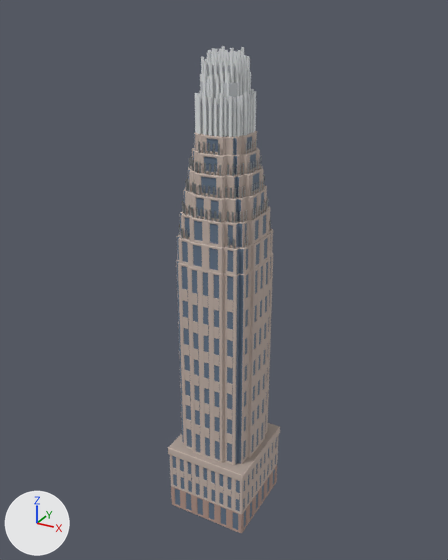
Renders of the glTF model landmarks/models/bank-of-america-corporate-center.glb from each side of a commit.
One viewpoint serves both versions: a 50 mm camera at (142.0, -260.0, 271.0) aimed at (-2.0, 3.0, 140.0). Arrows for +X, +Y and +Z are at lower left; the lights stay in place. The picture after the commit comes second. Vertices at exactly the same position are counted once.

Before the edit, the objects in view are built like this:
```python
me_bank_of_america_corporate_center = bpy.data.meshes.new('Bank of America Corporate Center')
me_bank_of_america_corporate_center.from_pydata(...)  # 4991 vertices, 5928 faces; spans x -24.0..24.0, y -24.0..24.0, z 0.0..255.0
# faces by material slot: [3112, 272, 376, 316, 228, 1624]
me_bank_of_america_corporate_center.materials.append(mat_rose_grey_granite)  # light grey #c7b6ac
me_bank_of_america_corporate_center.materials.append(mat_rose_granite_base)  # beige #b39589
me_bank_of_america_corporate_center.materials.append(mat_windows)  # blue #66778b
me_bank_of_america_corporate_center.materials.append(mat_stone_ledges)  # grey #ac9e95
me_bank_of_america_corporate_center.materials.append(mat_crown_core)  # light grey #caced1
me_bank_of_america_corporate_center.materials.append(mat_silver_fins)  # white #e9eced
ob_bank_of_america_corporate_center = bpy.data.objects.new('Bank of America Corporate Center', me_bank_of_america_corporate_center)
ob_bank_of_america_corporate_center.location = (0.0, 0.0, 0.0)
```
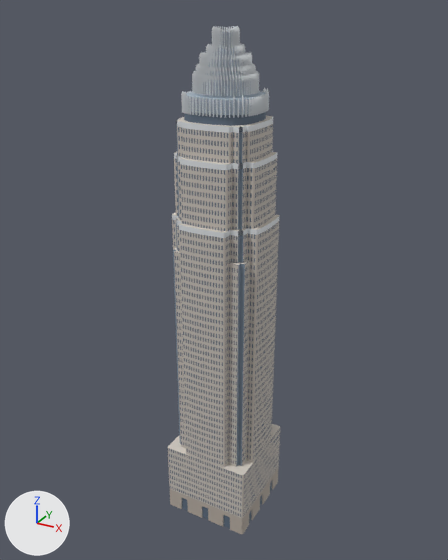
Commit message: Rebuild the Bank of America Corporate Center from Google 3D references

Location of each change, (x1, y1, x2, y2) in pixels of the pictures (448 x 560 px):
'Bank of America Corporate Center', reshaped: before (168, 46, 280, 533); after (168, 26, 280, 534)
part 1 of me_bank_of_america_corporate_center, rebuilt (10% wider, 21% taller): before (176, 253, 273, 465); after (172, 212, 279, 468)
part 2 of me_bank_of_america_corporate_center, deleted: before (173, 48, 277, 500)
part 3 of me_bank_of_america_corporate_center, built on: before (195, 46, 256, 137); after (174, 26, 277, 231)
part 4 of me_bank_of_america_corporate_center, built on: before (168, 423, 280, 533); after (168, 424, 280, 534)

The edits, one by one:
Picture 'Image_0' (img_image_0) is new.
Material 'granite-base' (mat_granite_base) is new.
Its base color is (0.459, 0.405, 0.354) (grey #b4aba1).
Its roughness is 0.85.
Material 'crown-body' (mat_crown_body) is new.
Its base color is (0.405, 0.488, 0.573) (light grey #abb9c7).
Its roughness is 0.6.
Material 'granite' (mat_granite) is new.
Its base color is (0.586, 0.536, 0.482) (light grey #c9c1b8).
Its roughness is 0.85.
Material 'ledges' (mat_ledges) is new.
Its base color is (0.666, 0.619, 0.56) (light grey #d5cec5).
Its roughness is 0.85.
Material 'crown-rods' (mat_crown_rods) is new.
Its base color is (0.745, 0.774, 0.797) (white #e0e4e7).
Material 'corner-notch-glass' (mat_corner_notch_glass) is new.
Its base color is (0.208, 0.263, 0.33) (greyish blue #7e8c9b).
Its roughness is 0.85.
Material 'facade-window-grid' (mat_facade_window_grid) is new.
Its texture is img_image_0.
Its roughness is 0.85.
Material 'glass' (mat_glass) is new.
Its base color is (0.109, 0.148, 0.205) (greyish blue #5d6b7d).
Its roughness is 0.85.
me_bank_of_america_corporate_center is used by ob_bank_of_america_corporate_center; location (0.0, 0.0, 0.0).
me_bank_of_america_corporate_center had 4991 vertices, 5928 faces and spanned x -24.0..24.0, y -24.0..24.0, z 0.0..255.0.
me_bank_of_america_corporate_center no longer uses material mat_rose_grey_granite (light grey #c7b6ac).
me_bank_of_america_corporate_center no longer uses material mat_rose_granite_base (beige #b39589).
me_bank_of_america_corporate_center no longer uses material mat_windows (blue #66778b).
me_bank_of_america_corporate_center no longer uses material mat_stone_ledges (grey #ac9e95).
me_bank_of_america_corporate_center no longer uses material mat_crown_core (light grey #caced1).
me_bank_of_america_corporate_center no longer uses material mat_silver_fins (white #e9eced).
me_bank_of_america_corporate_center now has 3183 vertices, 3824 faces and spans x -25.0..25.0, y -25.0..25.0, z 0.0..264.0.
me_bank_of_america_corporate_center part 1: the loose piece of 341 vertices spanning x -21.0..21.0, y -21.0..21.0, z 42.0..155.0 is rebuilt with 246 vertices and now spans x -25.0..25.0, y -25.0..25.0, z 42.0..177.0.
me_bank_of_america_corporate_center part 2: 429 loose pieces with 3832 vertices, spanning x -23.0..23.0, y -24.0..24.0, z 24.0..255.0, are deleted.
me_bank_of_america_corporate_center part 3: 15 vertices moved within x -9.0..13.0, y -6.0..13.0, z 236.0..255.0; 212 vertices removed from x -13.0..13.0, y -13.0..13.0, z 218.0..255.0; 2723 vertices added at x -22.0..22.0, y -22.0..22.0, z 177.0..264.0.
me_bank_of_america_corporate_center part 4: 552 vertices removed from x -24.0..24.0, y -24.0..24.0, z 0.0..42.0; 160 vertices added at x -24.0..24.0, y -24.0..24.0, z 0.0..42.0.
me_bank_of_america_corporate_center gains material mat_facade_window_grid (picture img_image_0).
me_bank_of_america_corporate_center gains material mat_granite (light grey #c9c1b8).
me_bank_of_america_corporate_center gains material mat_granite_base (grey #b4aba1).
me_bank_of_america_corporate_center gains material mat_glass (greyish blue #5d6b7d).
me_bank_of_america_corporate_center gains material mat_corner_notch_glass (greyish blue #7e8c9b).
me_bank_of_america_corporate_center gains material mat_crown_rods (white #e0e4e7).
me_bank_of_america_corporate_center gains material mat_crown_body (light grey #abb9c7).
me_bank_of_america_corporate_center gains material mat_ledges (light grey #d5cec5).
